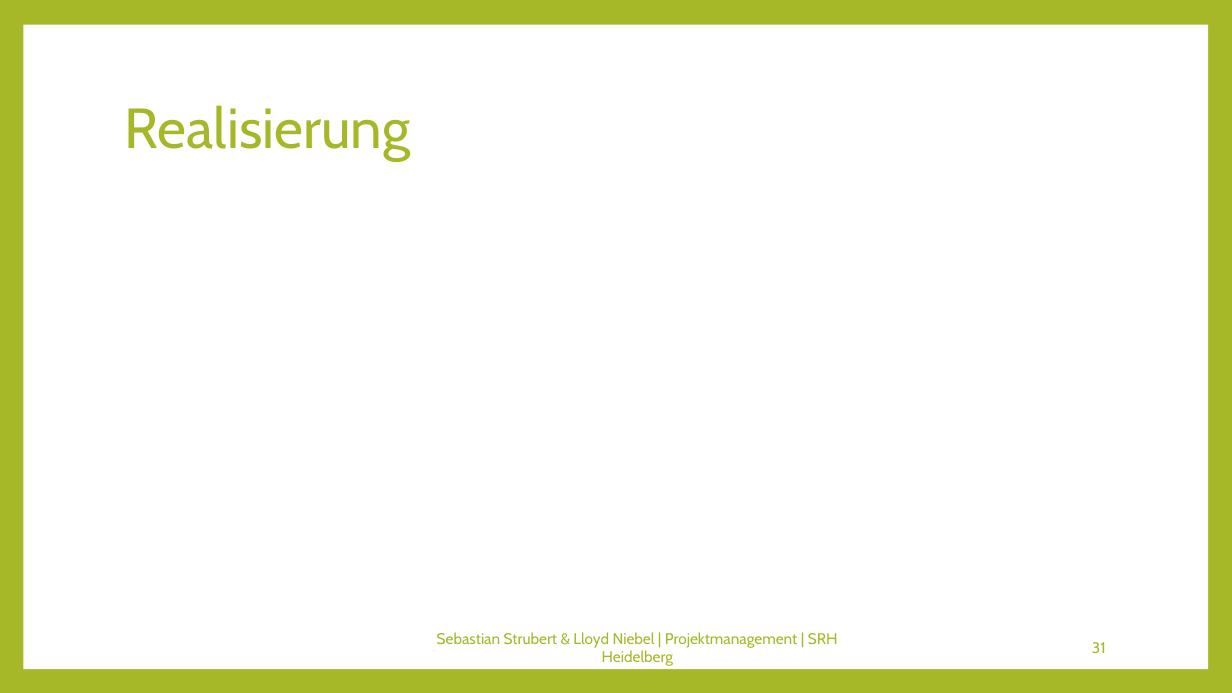
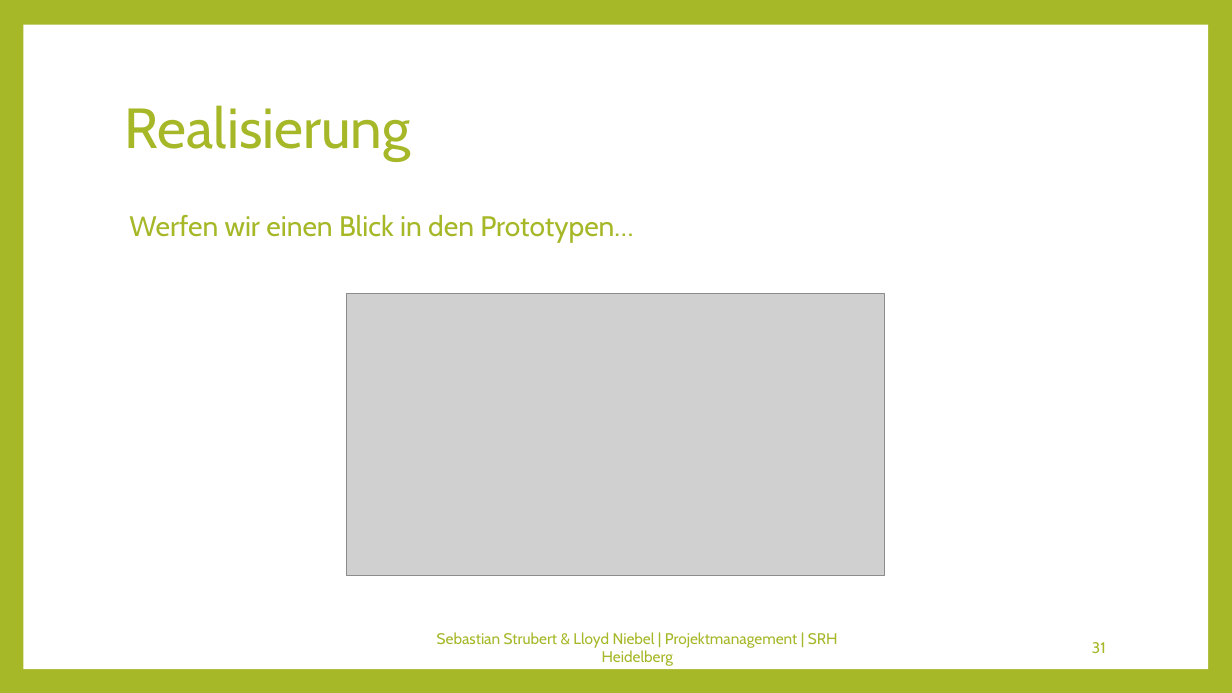
Before and after one commit to Kulu-M/KanBan-App, a slide deck: slide 31 of KanBan-App/Documents/Abschlusspräsentation/Projektmanagement.pptx. Drawn at 1232x693 pixels with LibreOffice and Linux fonts; fonts in the diff are those of the drawing; grey boxes stand for pictures. Boxes give left, top, right and bottom in pixels: in the first picture for what was removed or moved away, otherwise in the second. Text is boxed around its words. In the diff, an @@ line names an element or a change of style, - is before the commit and + after.

```diff
--- a/KanBan-App/Documents/Abschlusspräsentation/Projektmanagement.pptx
+++ b/KanBan-App/Documents/Abschlusspräsentation/Projektmanagement.pptx
@@ text added at (129,215,633,243), 22 pt, text #A6B727 @@
+Werfen wir einen Blick in den Prototypen…
@@ picture added at (347,294,885,576) @@
```
Also in this commit, not shown: 7 other slides changed, 5 other files.
